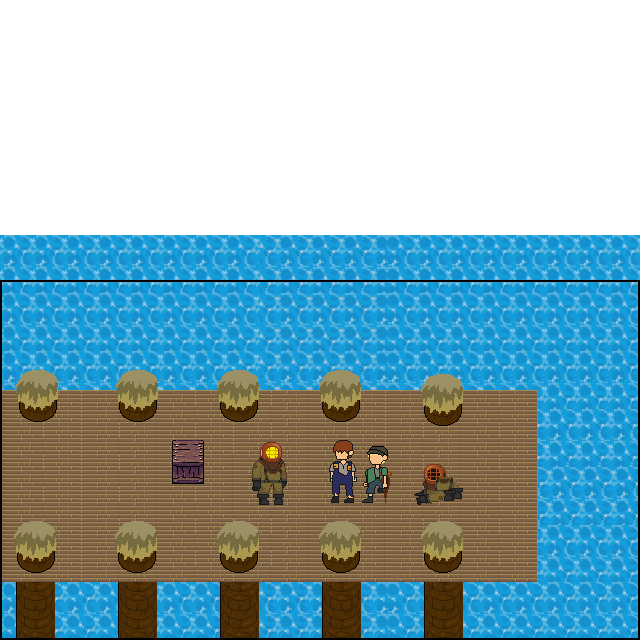
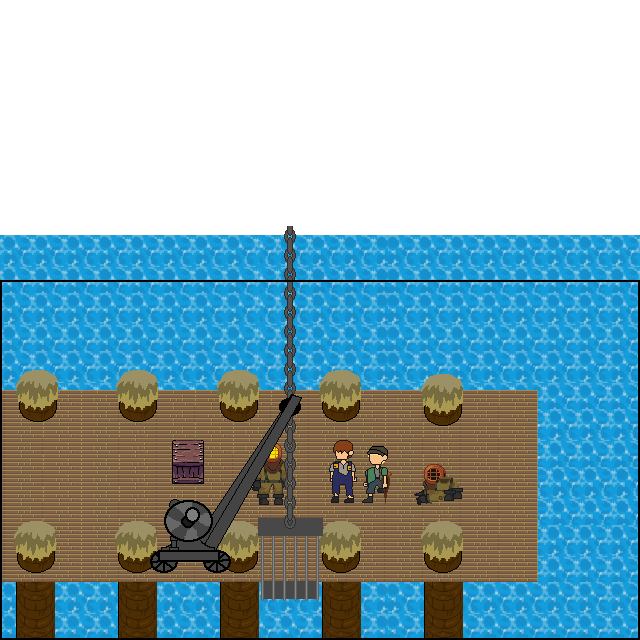
Before/after of a w=640, h=640 layered artwork. What changed in the layer stack:
added layer "Layer 5" above "Layer 3 copy" over (x1=185, y1=507, x2=200, y2=523)
added layer "Layer 3 copy" above "Layer 3" over (x1=164, y1=500, x2=213, y2=542)
added layer "Layer 3" above "Layer 11" over (x1=164, y1=500, x2=213, y2=542)
added layer "Layer 11" above "Layer 9" over (x1=204, y1=395, x2=302, y2=551)
added layer "Layer 9" above "Layer 10" over (x1=279, y1=398, x2=301, y2=416)
added layer "Layer 10" above "Layer 8" over (x1=198, y1=394, x2=302, y2=546)
added layer "Layer 8" above "Layer 7" over (x1=169, y1=499, x2=181, y2=551)
added layer "Layer 7" above "crane" over (x1=161, y1=511, x2=215, y2=551)
added layer "crane" above "Layer 1" over (x1=158, y1=550, x2=220, y2=562)
added layer "Layer 1" above "Layer 2" over (x1=150, y1=550, x2=178, y2=573)
added layer "Layer 2" above "cage chains" over (x1=203, y1=550, x2=231, y2=573)
added layer "cage chains" above "cage" over (x1=284, y1=226, x2=296, y2=529)
added layer "cage" above "poles" over (x1=258, y1=518, x2=323, y2=601)
